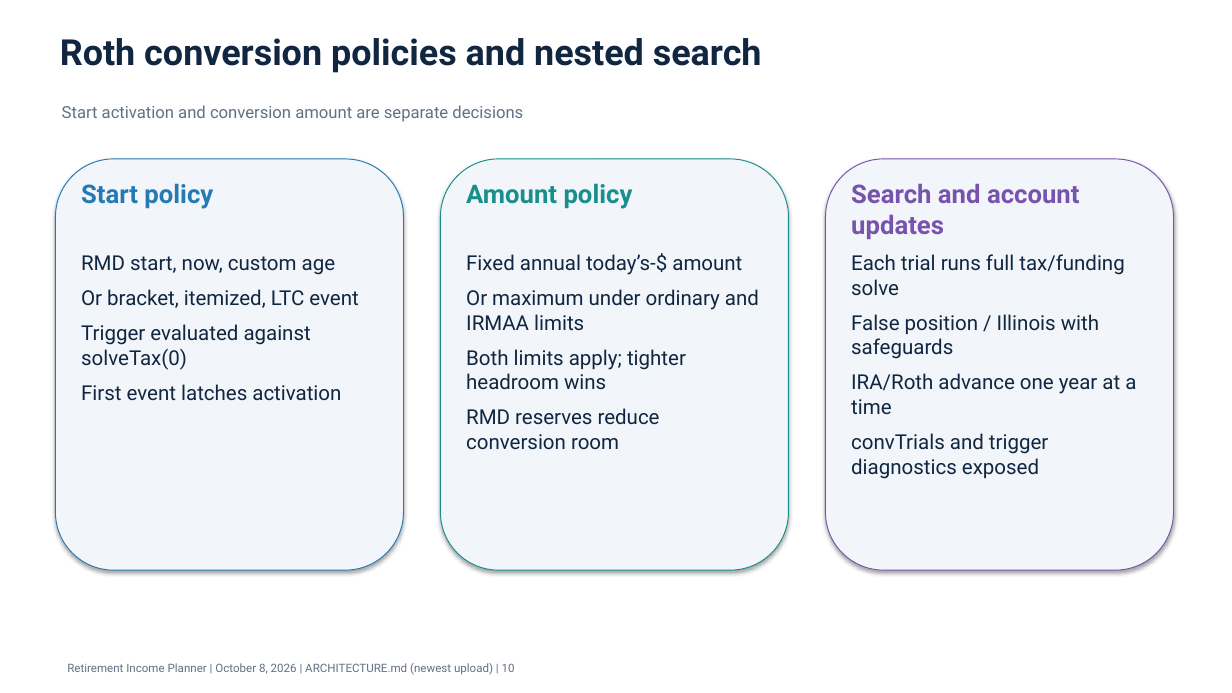
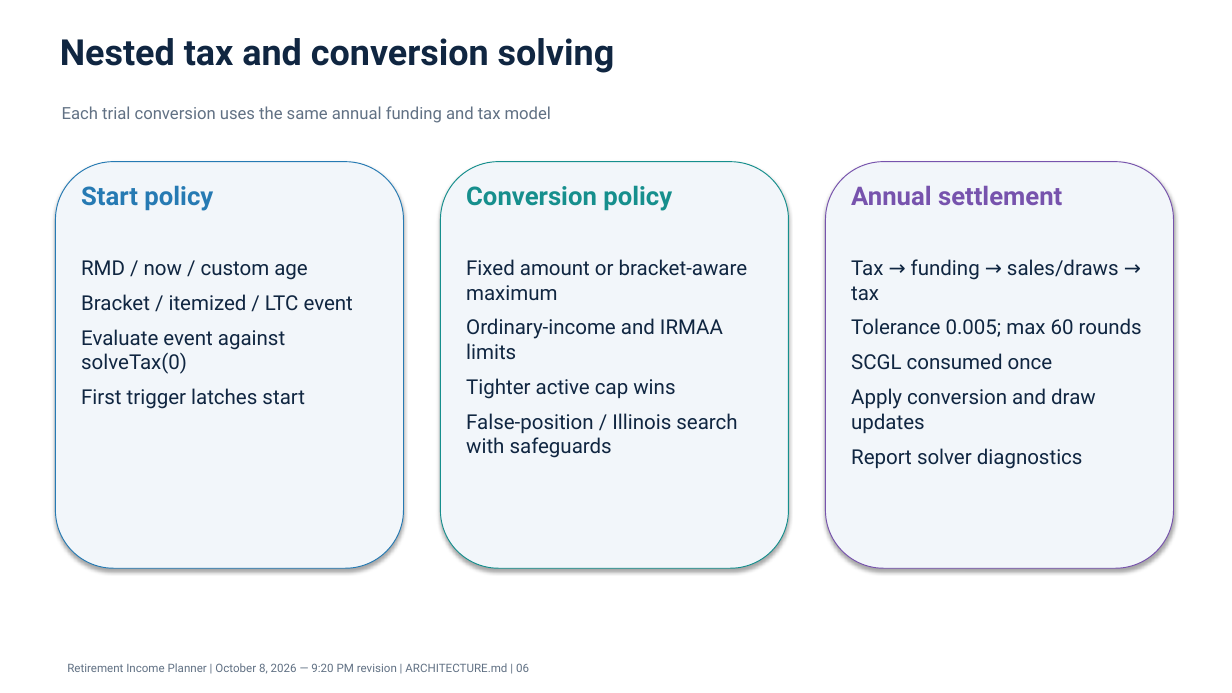
Before and after one commit to howardc64/retirefin, a slide deck: slide 6 of docs/retirement_income_planner_architecture.pptx (slide 10 before the commit). Drawn at 1232x693 pixels with LibreOffice and Linux fonts; fonts in the diff are those of the drawing. Boxes give left, top, right and bottom in pixels: in the first picture for what was removed or moved away, otherwise in the second. Text is boxed around its words. In the diff, an @@ line names an element or a change of style, - is before the commit and + after.

```diff
--- a/docs/retirement_income_planner_architecture.pptx
+++ b/docs/retirement_income_planner_architecture.pptx
@@ text at (60,38,615,73): text changed @@
-Roth conversion policies and nested search
+Nested tax and conversion solving
@@ text removed at (62,105,523,122) @@
-Start activation and conversion amount are separate decisions
@@ text added at (62,106,551,123), 13 pt, text #617184 @@
+Each trial conversion uses the same annual funding and tax model
@@ text at (466,185,672,211): text changed @@
-Amount policy
+Conversion policy
@@ text at (851,185,1062,205): text changed @@
-Search and account updates
+Annual settlement
@@ text at (81,260,353,409): text changed @@
-RMD start, now, custom age
-Or bracket, itemized, LTC event
-Trigger evaluated against solveTax(0)
-First event latches activation
+RMD / now / custom age
+Bracket / itemized / LTC event
+Evaluate event against solveTax(0)
+First trigger latches start
@@ text at (466,259,747,458): text changed @@
-Fixed annual today’s-$ amount
-Or maximum under ordinary and IRMAA limits
-Both limits apply; tighter headroom wins
-RMD reserves reduce conversion room
+Fixed amount or bracket-aware maximum
+Ordinary-income and IRMAA limits
+Tighter active cap wins
+False-position / Illinois search with safeguards
@@ text at (851,259,1142,469): text changed @@
-Each trial runs full tax/funding solve
-False position / Illinois with safeguards
-IRA/Roth advance one year at a time
-convTrials and trigger diagnostics exposed
+Tax → funding → sales/draws → tax
+Tolerance 0.005; max 60 rounds
+SCGL consumed once
+Apply conversion and draw updates
+Report solver diagnostics
@@ text at (67,663,529,674): text changed @@
-Retirement Income Planner | October 8, 2026 | ARCHITECTURE.md (newest upload) | 10
+Retirement Income Planner | October 8, 2026 — 9:20 PM revision | ARCHITECTURE.md | 06
```
Also in this commit, not shown: 3 other slides changed, 11 slides added, 12 slides removed, 24 other files.
